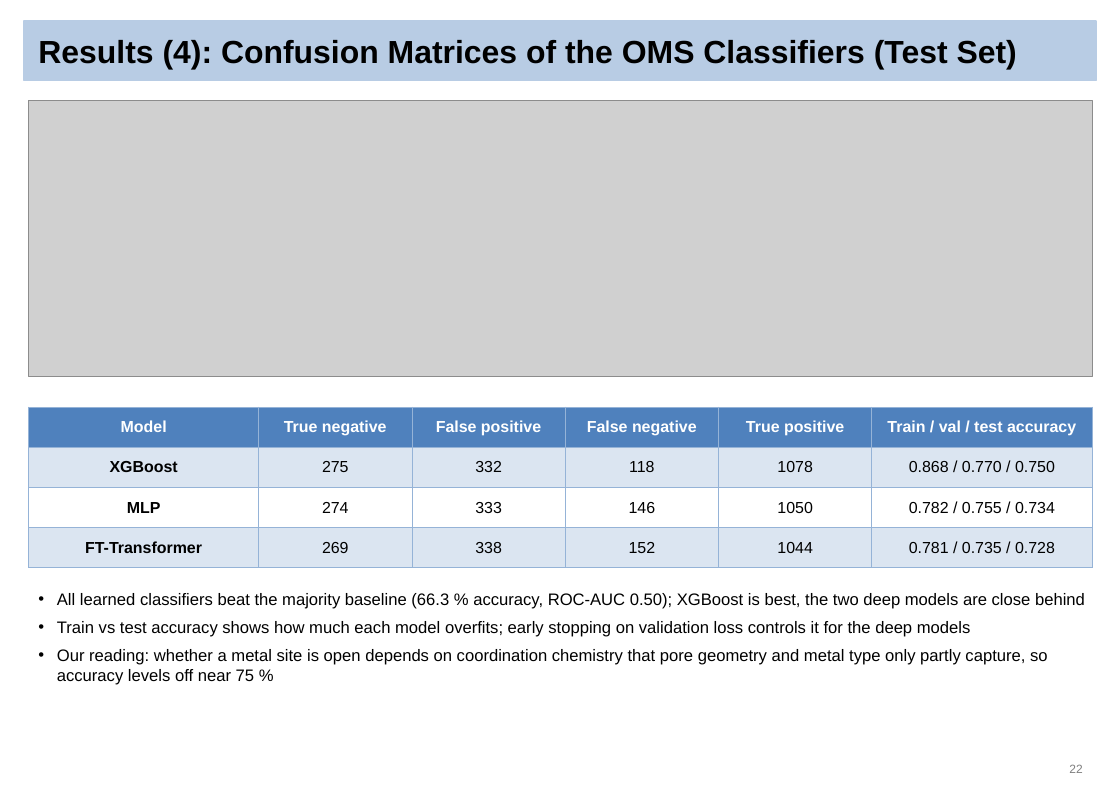
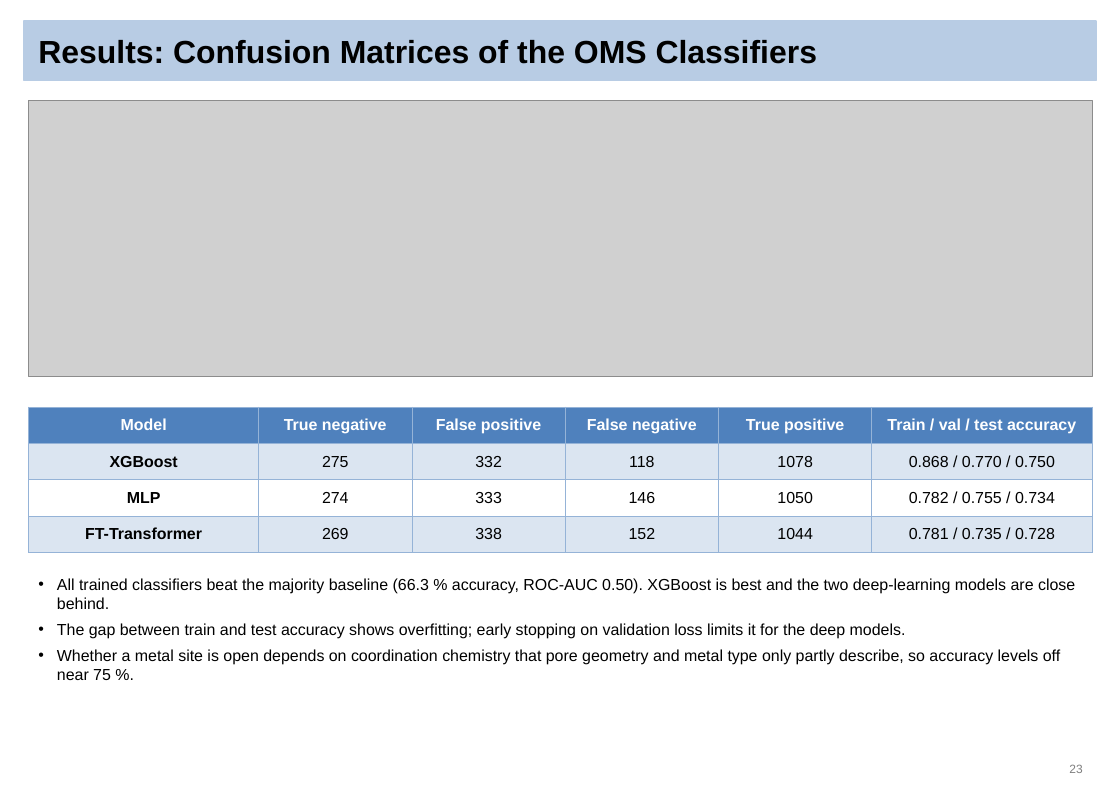
Before and after one commit to Sai-Mohith24/MOFChat-AI-Driven-Material-Recommendation-, a slide deck: slide 23 of reviews/final_review/MOFChat_Final_Review.pptx (slide 22 before the commit). Drawn at 1120x792 pixels with LibreOffice and Linux fonts; fonts in the diff are those of the drawing; grey boxes stand for pictures. Boxes give left, top, right and bottom in pixels: in the first picture for what was removed or moved away, otherwise in the second. Text is boxed around its words. In the diff, an @@ line names an element or a change of style, - is before the commit and + after.

```diff
--- a/reviews/final_review/MOFChat_Final_Review.pptx
+++ b/reviews/final_review/MOFChat_Final_Review.pptx
@@ title at (38, 40, 817, 64): text changed @@
-Results (4): Confusion Matrices of the OMS Classifiers (Test Set)
+Results: Confusion Matrices of the OMS Classifiers
@@ table: place and size @@
-table at (29, 407, 1092, 557)
+table at (29, 407, 1092, 543)
@@ text at (57, 578, 1075, 680): text changed; size 12.5 to 12 pt @@
-• All learned classifiers beat the majority baseline (66.3 % accuracy, ROC-AUC 0.50); XGBoost is best, the two deep models are close behind
-• Train vs test accuracy shows how much each model overfits; early stopping on validation loss controls it for the deep models
-• Our reading: whether a metal site is open depends on coordination chemistry that pore geometry and metal type only partly capture, so accuracy levels off near 75 %
+• All trained classifiers beat the majority baseline (66.3 % accuracy, ROC-AUC 0.50). XGBoost is best and the two deep-learning models are close behind.
+• The gap between train and test accuracy shows overfitting; early stopping on validation loss limits it for the deep models.
+• Whether a metal site is open depends on coordination chemistry that pore geometry and metal type only partly describe, so accuracy levels off near 75 %.
```
Also in this commit, not shown: 33 other slides changed, 2 slides added, 1 slide removed, 3 other files.
